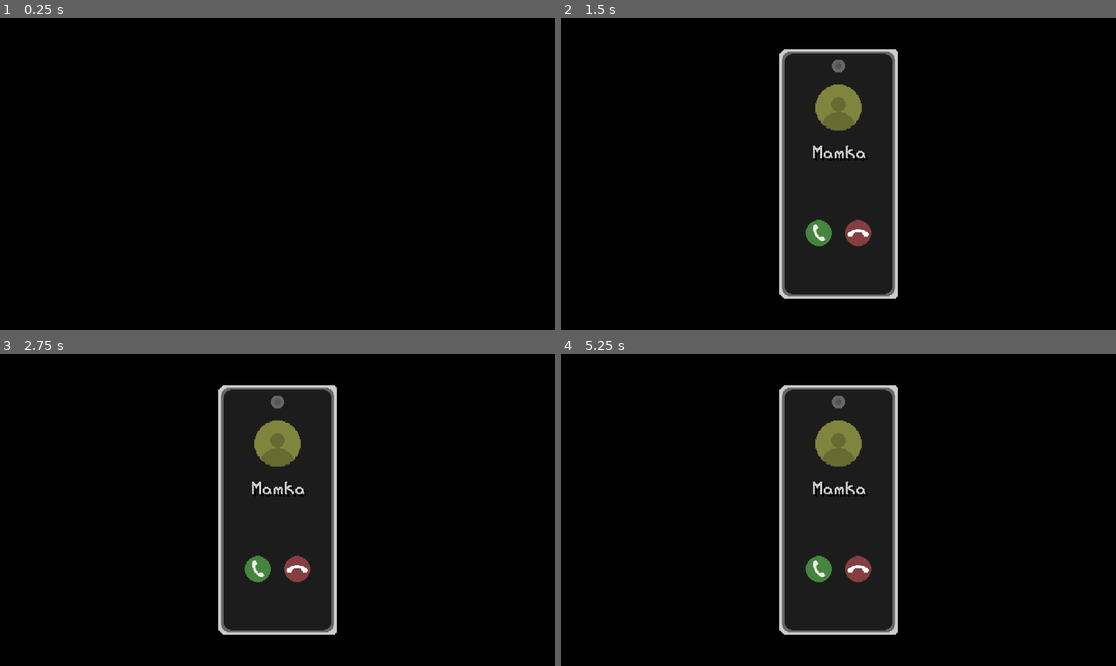
Above: before the commit, frames 1-4 (two rows, left to right).
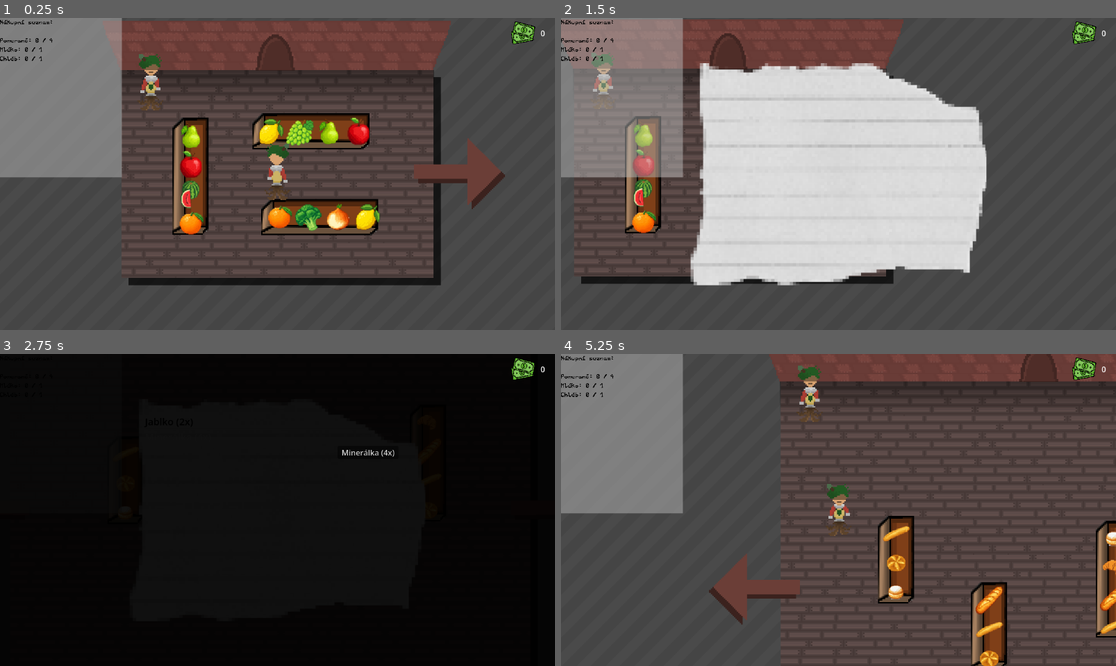
Above: after the commit, the same moments.

Repository: Trigware/Shopping-Madness
Game: Godot game, scene res://Scenes/MainScene.tscn
The game is run twice, just before and just after one commit, with the same random seed, the same clock (stepped at 60 frames per second) and the same inputs. Before the commit the project starts from res://Scenes/IntroCutscene.tscn.
Inputs (mouse positions are in pixels of both pictures, inside the frame that each line leads up to):
- Up to frame 1 (0.25 s): no input
- Up to frame 2 (1.5 s): tap Enter (item_pickup) at 0.5 s; move the mouse to (960, 158) at 0.52 s; hold Right (walk_right) 0.53-1.28 s; tap I at 0.6 s; tap Tab at 0.8, 1.35 s; move the mouse to (727, 189) at 1.27 s; hold Down (walk_down) from 1.28 s (still down)
- Up to frame 3 (2.75 s): tap K at 1.55, 2.1 s; tap Space at 2 s; move the mouse to (333, 441) at 2.02 s; release Down (walk_down) at 2.03 s; hold Right (walk_right) from 2.03 s (still down); tap O at 2.3 s
- Up to frame 4 (5.25 s): move the mouse to (810, 572) at 2.77 s; release Right (walk_right) at 2.78 s; hold Up (walk_up) 2.78-3.53 s; tap O at 2.85 s; tap I at 3.05, 5.1 s; move the mouse to (1005, 556) at 3.52 s; hold Left (walk_left) 3.53-5.03 s; tap Enter (item_pickup) at 3.6 s; tap Tab at 3.8 s; move the mouse to (672, 463) at 4.27 s; click (672, 463) at 4.35 s; tap K at 4.55 s; move the mouse to (866, 510) at 5.02 s; hold Down (walk_down) from 5.03 s (still down)

The runs differ from the first frame. In frame 1, 97% of the frame differs, in the area x 0-100%, y 0-100%; in frame 2, 98%; in frame 3, 4.4%; in frame 4, 99%.

Commit message:
sprites for rooms

Diff:
--- a/Scenes/InventoryUi.gd
+++ b/Scenes/InventoryUi.gd
@@ -6,10 +6,9 @@
 var displayed_items: Array = []
 
 func _ready() -> void:
-	# Na začátku hry inventář schováme
 	panel.visible = false
 
-	# Napojíme se na globální Autoload "Inventory" a jeho signál "inv_update"
+	# Napojeni na global inv
 	Inventory.inv_update.connect(refresh_ui)
 
 	# Dvojklik na položku v inventáři
@@ -18,19 +17,18 @@
 	refresh_ui()
 
 func _input(event: InputEvent) -> void:
-	# Otevírání a zavírání klávesou I nebo Tab
+	# Otevírání a zavírání invu pres I nebo Tab
 	if event is InputEventKey and event.pressed and not event.echo:
 		if event.keycode == KEY_I or event.keycode == KEY_TAB:
 			panel.visible = not panel.visible
-			get_viewport().set_input_as_handled() # Zabrání tomu, aby Tab dělal bílý rámeček
+			get_viewport().set_input_as_handled() # Zabraneni, zasraneho bileho ramecku
 
-		# TESTOVÁNÍ: Zmáčkni K pro přidání jablka a Magnesie
+		# test
 		elif event.keycode == KEY_K:
 			Inventory.add_item(Inventory.ItemType.Apple, 1)
 			Inventory.add_item(Inventory.ItemType.MagnesiaRed, 2)
 			Inventory.print_inventory()
 
-# Překreslí ItemList podle dat v Inventory.gd
 func refresh_ui() -> void:
 	item_list.clear()
 	displayed_items.clear()
@@ -44,7 +42,7 @@
 		item_list.add_item(display_text)
 		displayed_items.append(item_type)
 
-# Dvojklik na položku v UI odebere 1 kus
+# Dvojklik na odebrani/pouziti itemu v invu
 func _on_item_activated(index: int) -> void:
 	var item_type = displayed_items[index]
 	var item_name = Inventory.itemToNameMap.get(item_type, "")
--- a/Scripts/GameManager.gd
+++ b/Scripts/GameManager.gd
@@ -1,6 +1,5 @@
 extends Node
 
-# --- ČÁST PRO PENÍZE ---
 signal money_changed(new_amount: int)
 var money: int = 0
 
@@ -12,7 +11,7 @@
 	money = max(0, money - amount)
 	money_changed.emit(money)
 
-# Testování peněz přes P a O
+# Test
 func _unhandled_input(event: InputEvent) -> void:
 	if event is InputEventKey and event.pressed:
 		if event.keycode == KEY_P:
--- a/Scripts/Inventory.gd
+++ b/Scripts/Inventory.gd
@@ -22,33 +22,31 @@
 	None, Vegetables, Pastry, Meat, Fruits, Dairy, Drinks, SmokedMeat, Spice, CashRegister
 }
 
-# 1A. PŮVODNÍ SPRITESHEETY (Zelenina a Pečivo zůstávají tak, jak už ti fungují!)
+# Textury pro celé místnosti (zelenina a pečivo jedou ze spritesheetů, zbytek ze slozek protoze se mi nechteli delat sprite sheety)
 var room_textures_map: Dictionary = {
 	RoomType.Vegetables: preload("res://Textures/spritesheet ovoce zelenina.png"),
 	RoomType.Pastry: preload("res://Textures/PastrySpritesheet.png"),
-
-	# Tady doplníme ty nové složky:
-	RoomType.Dairy: preload("res://Textures/mléčné a sypke výrobky/mleko.png"), # Nebo můžeš vytvořit jeden společný obrázek, případně zvolit hlavní sprite
+	RoomType.Dairy: preload("res://Textures/mléčné a sypke výrobky/mleko.png"),
 	RoomType.Meat: preload("res://Textures/maso/tunak.png"),
 	RoomType.SmokedMeat: preload("res://Textures/maso/sunka.png"),
 	RoomType.Drinks: preload("res://Textures/pití/dzusik.png"),
 	RoomType.Spice: preload("res://Textures/koreni, konzervy a testoviny/Testoviny.png")
 }
 
-# 1B. JEDNOTLIVÉ OBRÁZKY ZE SLOŽEK (pro ostatní místnosti)
+# Jednotlivé ikonky pro předměty, co se točí ve složkách
 var item_textures_map: Dictionary = {
-	# Složka: koreni, konzervy a testoviny
+	# Koření, konzervy, těstoviny
 	ItemType.Lentils: preload("res://Textures/koreni, konzervy a testoviny/cocka.png"),
 	ItemType.BakedBeans: preload("res://Textures/koreni, konzervy a testoviny/fazole.png"),
 	ItemType.Pepper: preload("res://Textures/koreni, konzervy a testoviny/pepr.png"),
 	ItemType.Spaghetti: preload("res://Textures/koreni, konzervy a testoviny/Testoviny.png"),
 
-	# Složka: maso
+	# Maso
 	ItemType.Salmon: preload("res://Textures/maso/losos.png"),
 	ItemType.Meat: preload("res://Textures/maso/sunka.png"),
 	ItemType.Tuna: preload("res://Textures/maso/tunak.png"),
 
-	# Složka: mléčné a sypke výrobky
+	# Mléčné a sypké výrobky
 	ItemType.Sugar: preload("res://Textures/mléčné a sypke výrobky/cukr.png"),
 	ItemType.Butter: preload("res://Textures/mléčné a sypke výrobky/maslo.png"),
 	ItemType.Milk: preload("res://Textures/mléčné a sypke výrobky/mleko.png"),
@@ -57,12 +55,12 @@
 	ItemType.Rice: preload("res://Textures/mléčné a sypke výrobky/ryze.png"),
 	ItemType.Salt: preload("res://Textures/mléčné a sypke výrobky/sul.png"),
 
-	# Složka: pití
+	# Pití
 	ItemType.OrangeJuice: preload("res://Textures/pití/dzusik.png"),
 	ItemType.MagnesiaRed: preload("res://Textures/pití/mineralka.png"),
 }
 
-# 2. SEZNAMY POTRAVIN V MÍSTNOSTECH (přesně podle tvých složek)
+# rozdeleni na mistnosti
 var available_foods_in_room_map: Dictionary[RoomType, Array] = {
 	RoomType.Vegetables: [
 		ItemType.Orange, ItemType.Pear, ItemType.Apple, ItemType.Lemon,
@@ -89,6 +87,7 @@
 	]
 }
 
+# Lokalizované názvy pro výpisy do konzole nebo UI
 const itemToNameMap: Dictionary = {
 	ItemType.Orange: "Pomeranč",
 	ItemType.Pear: "Hruška",
@@ -132,24 +131,23 @@
 func add_item(item: ItemType, amount: int = 1) -> void:
 	if amount <= 0:
 		return
-	if Inventory.has(item):
-		Inventory[item] += amount
-	else:
-		Inventory[item] = amount
+
+	Inventory[item] = Inventory.get(item, 0) + amount
 	inv_update.emit()
 
 func remove_item(item: ItemType, amount: int = 1) -> void:
 	if amount <= 0 or not Inventory.has(item):
 		return
+
 	Inventory[item] -= amount
 	if Inventory[item] <= 0:
 		Inventory.erase(item)
+
 	inv_update.emit()
 
 func print_inventory() -> void:
 	print("--- Inventář ---")
 	for item in Inventory:
 		var item_name = itemToNameMap.get(item, "Neznámý předmět")
-		var amount = Inventory[item]
-		print(item_name + ": " + str(amount) + "x")
+		print("%s: %dx" % [item_name, Inventory[item]])
 	print("----------------")
--- a/Scripts/money_script.gd
+++ b/Scripts/money_script.gd
@@ -3,7 +3,6 @@
 @onready var money_label: Label = $MarginContainer/HBoxContainer/Label
 
 func _ready() -> void:
-	# Propojíme globální signál s naší funkcí update_ui
 	GameManager.money_changed.connect(update_ui)
 	update_ui(GameManager.money)
 
--- a/project.godot
+++ b/project.godot
@@ -11,8 +11,9 @@
 [application]
 
 config/name="Shopping Madness"
-run/main_scene="uid://dalh8s40r8i3f"
-config/features=PackedStringArray("4.6", "Forward Plus")
+run/main_scene="uid://ddi6cw6wifooj"
+config/features=PackedStringArray("4.7", "Forward Plus")
+<<<<<<<HEADconfig/features=PackedStringArray("4.6", "Forward Plus")
 
 [autoload]
 
